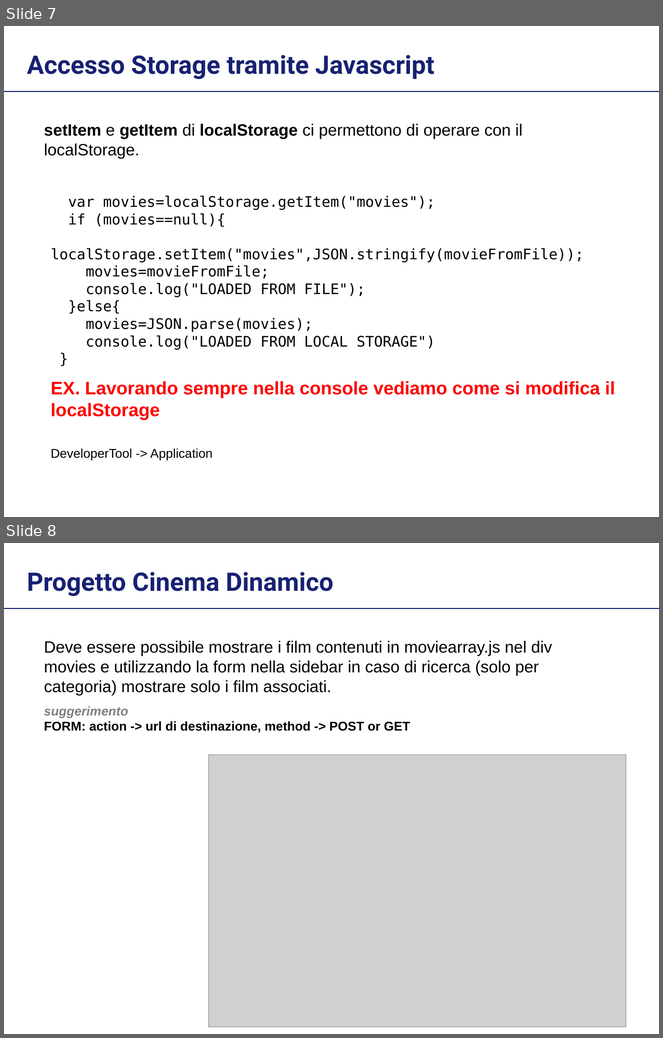
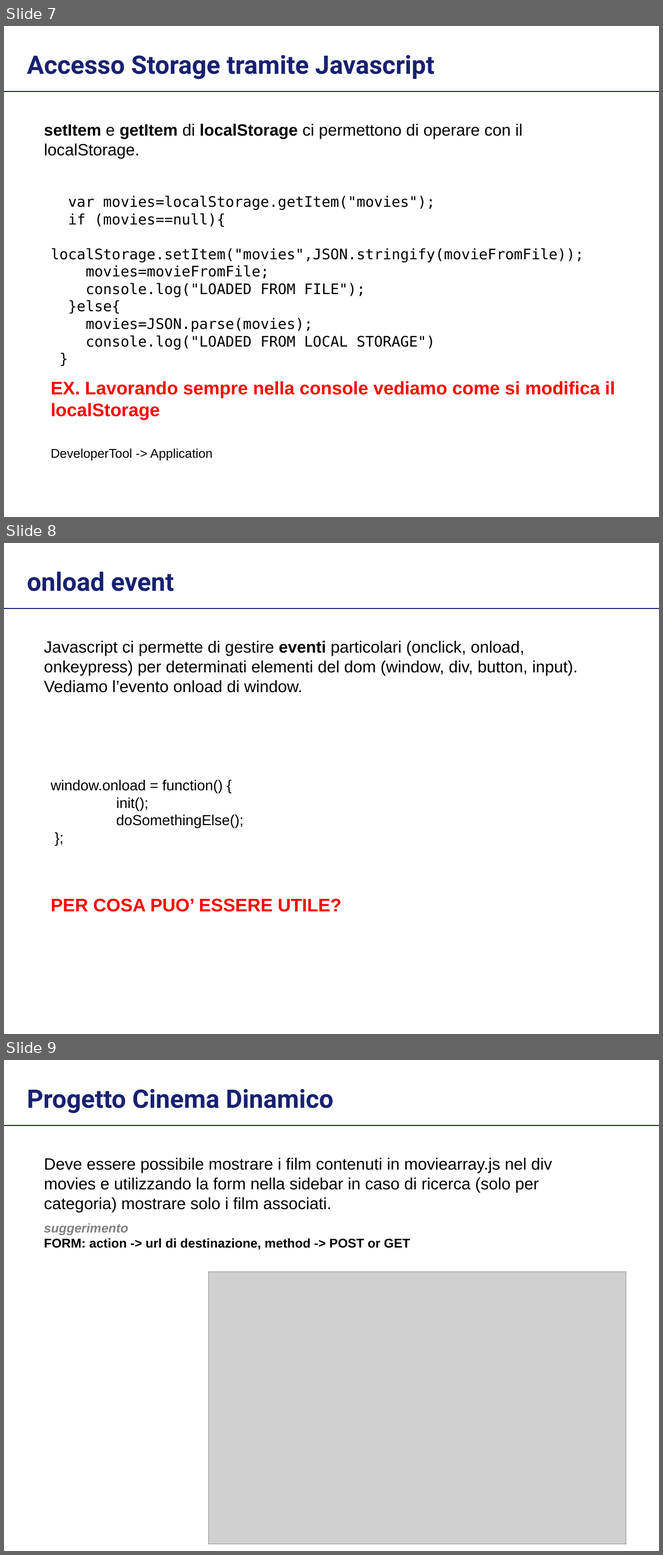
Before and after one commit to anonymez/CloudWebApplicationLab, a slide deck: Lezione 3/LabAWC-Lez3.pptx. Shown one above the other, each under a label of ours: slides 7 and 8 before the commit, slides 7, 8 and 9 after it. The pictures are 663x1038 and 663x1555 pixels, drawn with LibreOffice and Linux fonts; fonts in the diff are those of the drawing; grey boxes stand for pictures. Boxes give left, top, right and bottom in pixels: in the first picture for what was removed or moved away, otherwise in the second. Text is boxed around its words. In the diff, an @@ line names an element or a change of style, - is before the commit and + after.

Commit message:
lez3 onload

```diff
--- a/Lezione 3/LabAWC-Lez3.pptx
+++ b/Lezione 3/LabAWC-Lez3.pptx
@@ slide 8 added at bbox=[4, 543, 659, 1034], background #FFFFFF @@
@@ text added at bbox=[27, 572, 174, 591], 28 pt, text #172171, bold @@
+onload event
@@ line added from (4, 609) to (659, 609), #172171 0.75 pt @@
@@ text added at bbox=[44, 641, 578, 693], 18 pt, text #000000 @@
+Javascript ci permette di gestire eventi particolari (onclick, onload, onkeypress) per determinati elementi del dom (window, div, button, input). Vediamo l’evento onload di window.
@@ text added at bbox=[51, 780, 244, 828], 16 pt, text #000000 @@
+window.onload = function() {
+init();
+doSomethingElse();
+};
@@ text added at bbox=[51, 899, 342, 912], 20 pt, text #FF0000, bold @@
+PER COSA PUO’ ESSERE UTILE?
@@ what was slide 8 is now slide 9 @@
```
